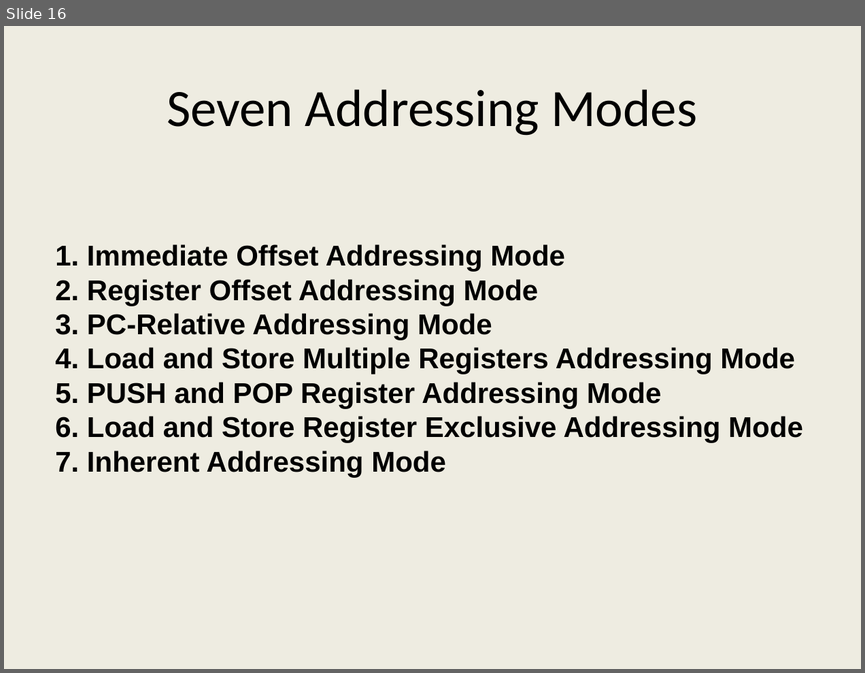
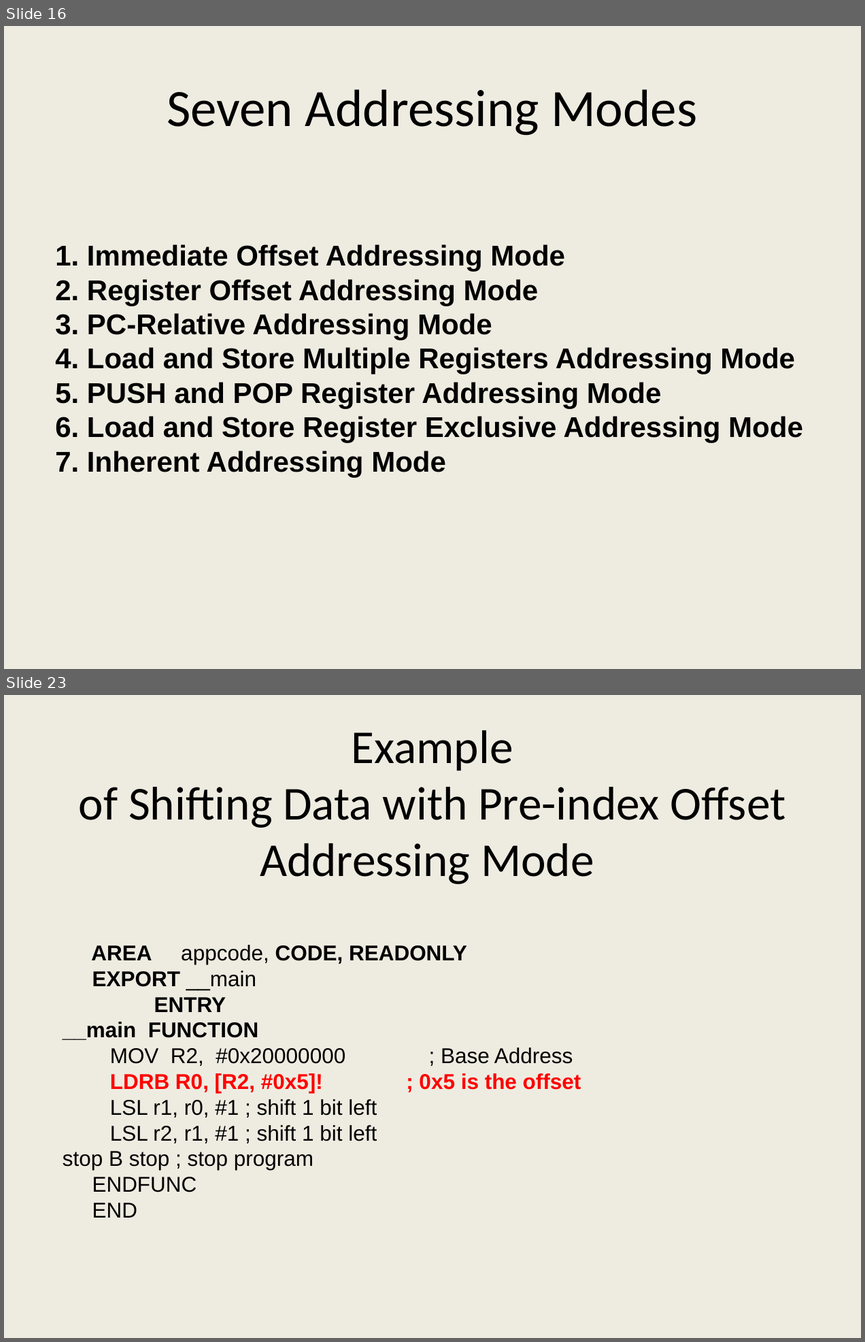
Before and after one commit to girishsukukumar/ARM-Architecture, a slide deck: Module-5.pptx. Shown one above the other, each under a label of ours: slide 16 before the commit, slides 16 and 23 after it; the slides between them are not shown. The pictures are 865x673 and 865x1342 pixels, drawn with LibreOffice and Linux fonts; fonts in the diff are those of the drawing. Boxes give left, top, right and bottom in pixels: in the first picture for what was removed or moved away, otherwise in the second. Text is boxed around its words. In the diff, an @@ line names an element or a change of style, - is before the commit and + after.

```diff
--- a/Module-5.pptx
+++ b/Module-5.pptx
@@ slide 23 added at [4,695,861,1338], background #EEECE1 @@
@@ title added at [79,730,786,884], 39.6 pt, text #000000 @@
+Example
+of Shifting Data with Pre-index Offset Addressing Mode
@@ text added at [62,945,581,1217], 18 pt, text #000000 @@
+AREA appcode, CODE, READONLY
+EXPORT __main
+ENTRY
+__main FUNCTION
+MOV R2, #0x20000000 ; Base Address
+LDRB R0, [R2, #0x5]! ; 0x5 is the offset
+LSL r1, r0, #1 ; shift 1 bit left
+LSL r2, r1, #1 ; shift 1 bit left
+stop B stop ; stop program
+ENDFUNC
+END
```
Also in this commit, not shown: 6 slides changed, 23 other slides added, 1 slide removed.
